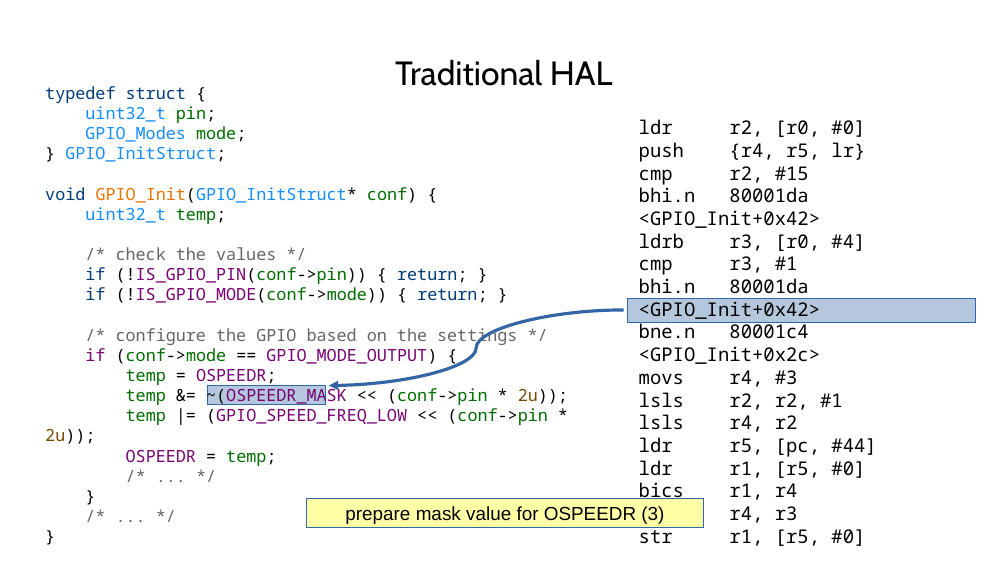
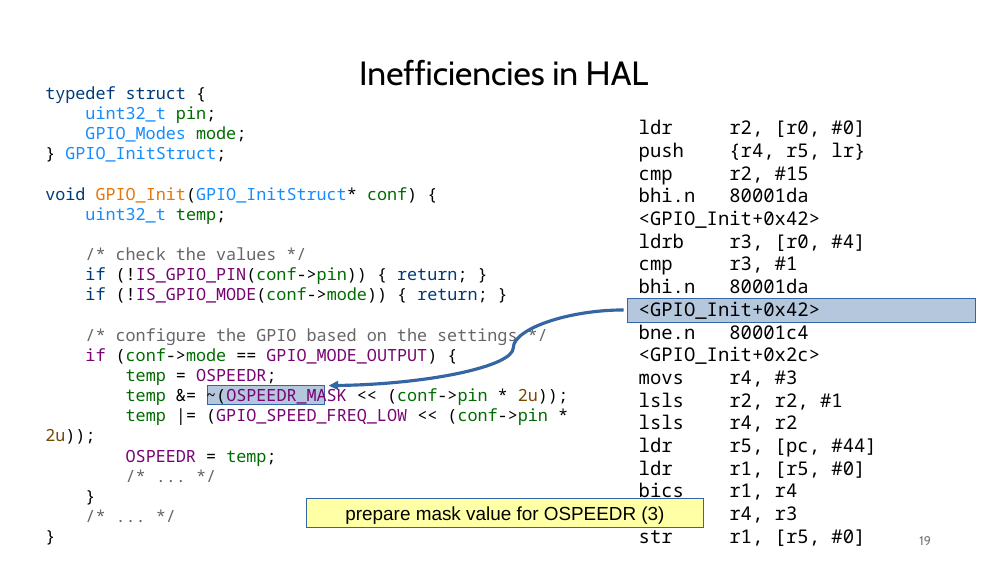
Before and after one commit to janos32783/cppcon_2024_cost_cpp_abstractions, a slide deck: slide 19 of presentation/cppcon.pptx. Drawn at 1008x567 pixels with LibreOffice and Linux fonts; fonts in the diff are those of the drawing. Boxes give left, top, right and bottom in pixels: in the first picture for what was removed or moved away, otherwise in the second. Text is boxed around its words. In the diff, an @@ line names an element or a change of style, - is before the commit and + after.

```diff
--- a/presentation/cppcon.pptx
+++ b/presentation/cppcon.pptx
@@ text at (359, 59, 649, 86): text changed @@
-Traditional HAL
+Inefficiencies in HAL
@@ curved arrow (624, 310) - (329, 386): route changed @@
@@ page number added at (919, 536, 931, 545), 12 pt, text #787878 @@
+19
```
Also in this commit, not shown: 30 other slides changed, 7 slides added, 2 slides removed.
